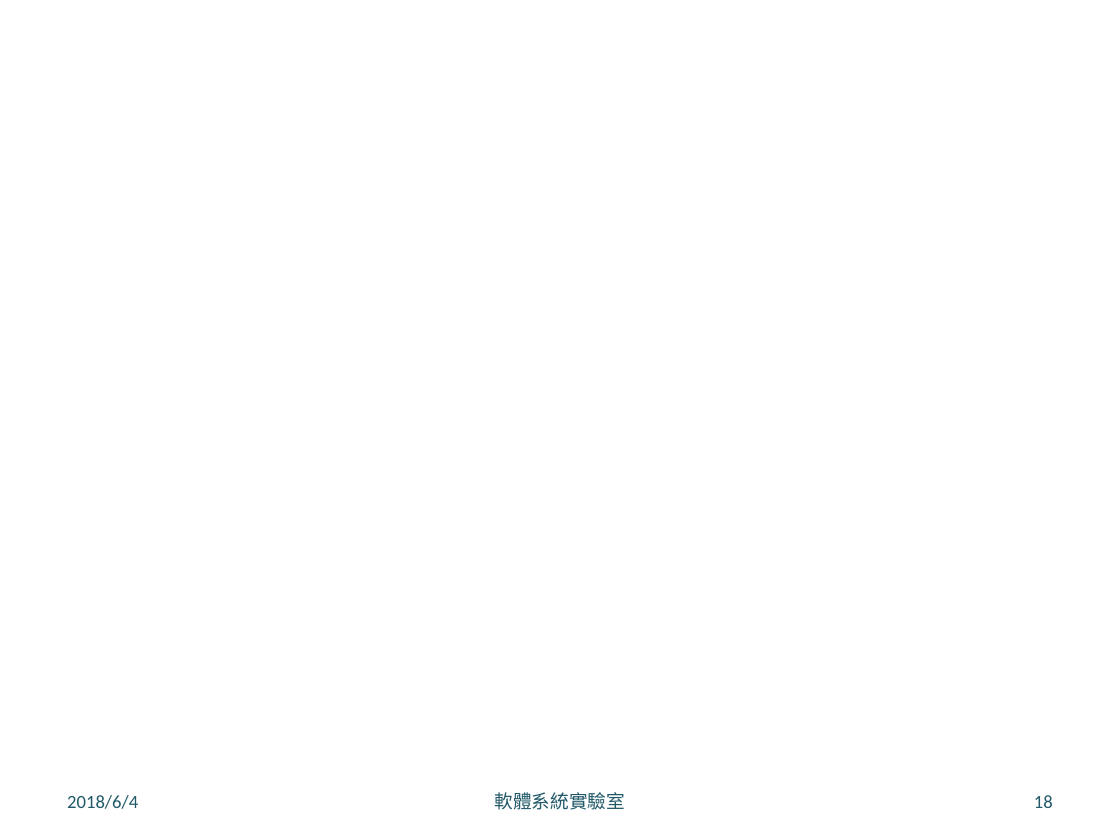
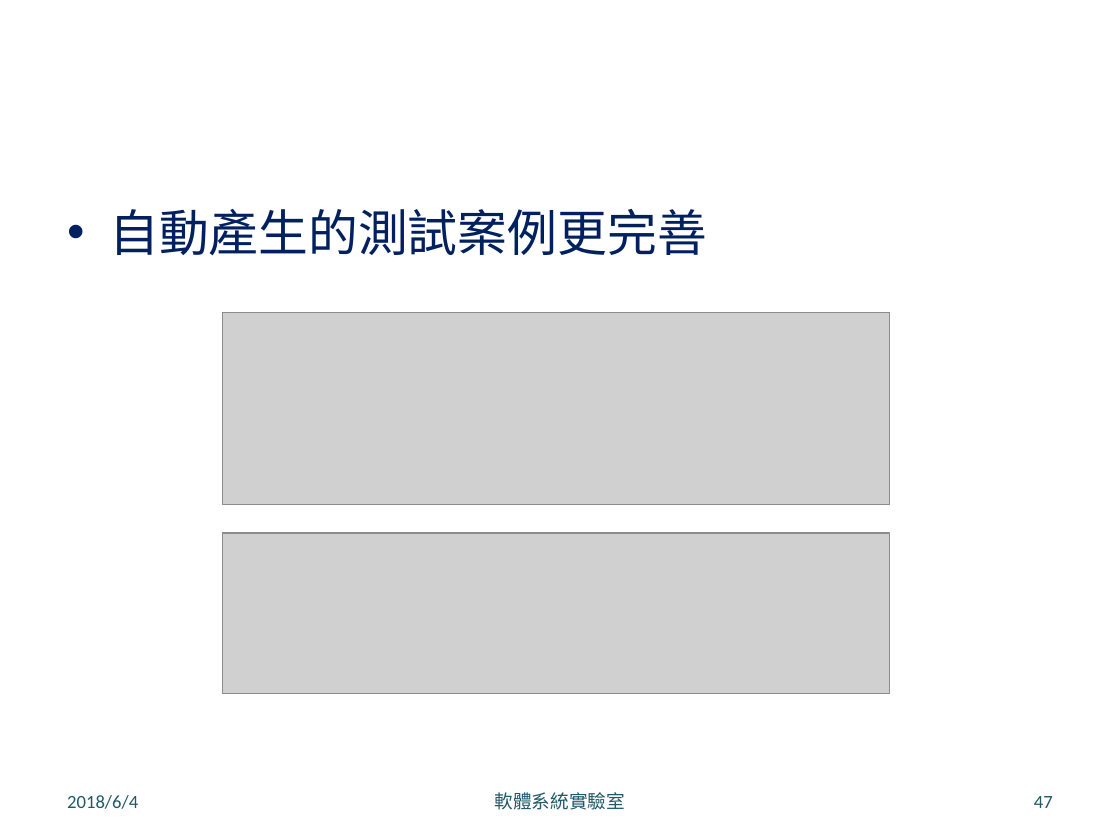
Before and after one commit to LeoLiu1209/Robusta-Thesis, a slide deck: slide 47 of 口試簡報 .pptx (slide 18 before the commit). Drawn at 1120x840 pixels with LibreOffice and Linux fonts; fonts in the diff are those of the drawing; grey boxes stand for pictures; background and template pictures are left out. Boxes give left, top, right and bottom in pixels: in the first picture for what was removed or moved away, otherwise in the second. Text is boxed around its words. In the diff, an @@ line names an element or a change of style, - is before the commit and + after.

```diff
--- a/口試簡報 .pptx
+++ b/口試簡報 .pptx
@@ text added at box(109, 209, 707, 256), 32 pt, text #002060 @@
+• 自動產生的測試案例更完善
@@ picture added at box(223, 312, 890, 505) @@
@@ picture added at box(223, 533, 890, 693) @@
@@ page number at box(1034, 796, 1053, 808): text changed @@
-18
+47
```
Also in this commit, not shown: 5 other slides changed, 29 slides added, 1 other file.
